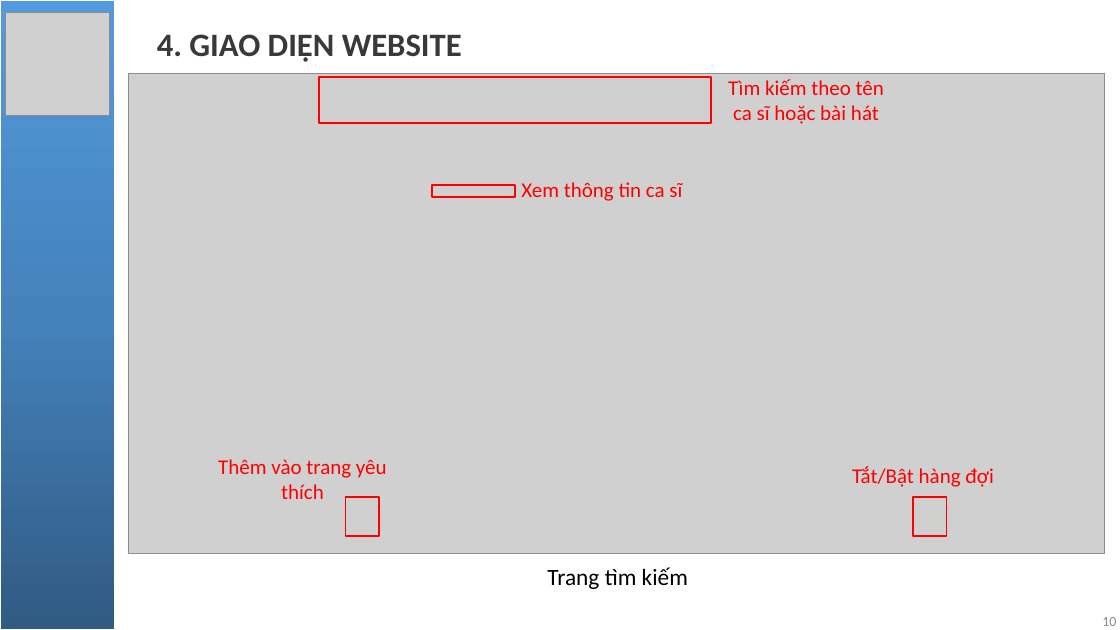
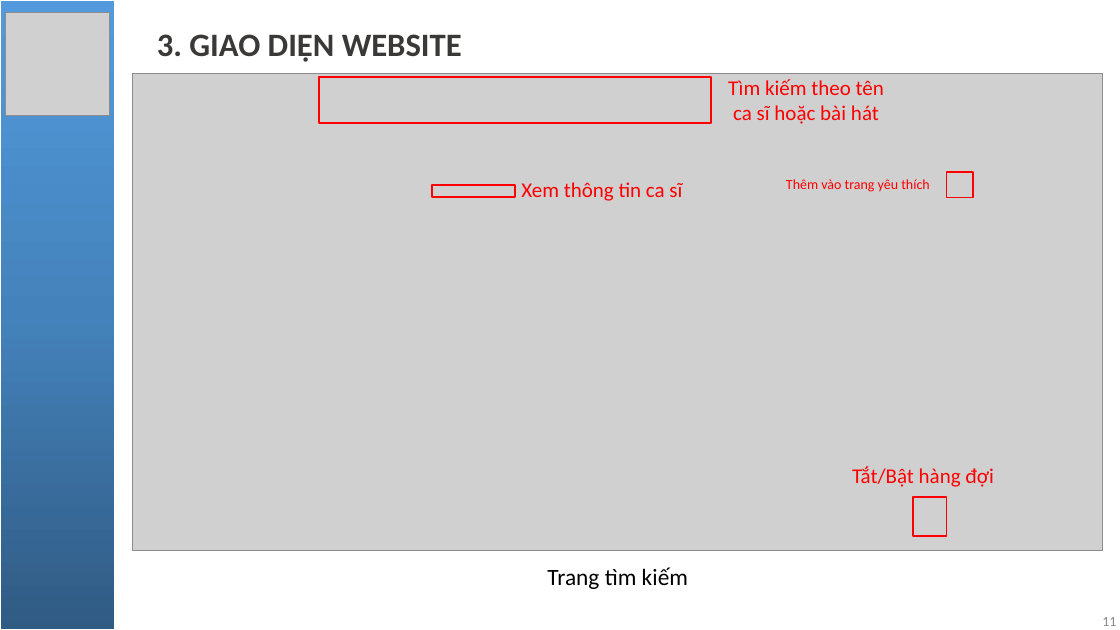
Before and after one commit to NgoQuocBao1010/PHP-Spotify-Clone, a slide deck: slide 11 of pptReport/Báo cáo đồ án.pptx (slide 10 before the commit). Drawn at 1120x630 pixels with LibreOffice and Linux fonts; fonts in the diff are those of the drawing; grey boxes stand for pictures. Boxes give left, top, right and bottom in pixels: in the first picture for what was removed or moved away, otherwise in the second. Text is boxed around its words. In the diff, an @@ line names an element or a change of style, - is before the commit and + after.

```diff
--- a/pptReport/Báo cáo đồ án.pptx
+++ b/pptReport/Báo cáo đồ án.pptx
@@ subtitle at [157, 34, 462, 62]: text changed @@
-4. GIAO DIỆN WEBSITE
+3. GIAO DIỆN WEBSITE
@@ picture: place and size @@
-picture at [129, 74, 1106, 554]
+picture at [133, 74, 1102, 551]
@@ text "Thêm vào trang yêu thích": place and size @@
-text "Thêm vào trang yêu thích" at [218, 459, 387, 499]
+text "Thêm vào trang yêu thích" at [786, 179, 929, 192]
@@ text "Thêm vào trang yêu thích" at [786, 179, 929, 192]: size 18 to 12 pt @@
@@ rectangle added at [947, 172, 974, 198], outline #FF0000 1.5 pt @@
@@ rectangle removed at [345, 497, 379, 536] @@
@@ page number at [1102, 617, 1116, 626]: text changed @@
-10
+11
```
Also in this commit, not shown: 17 other slides changed, 3 slides added, 1 slide removed.
